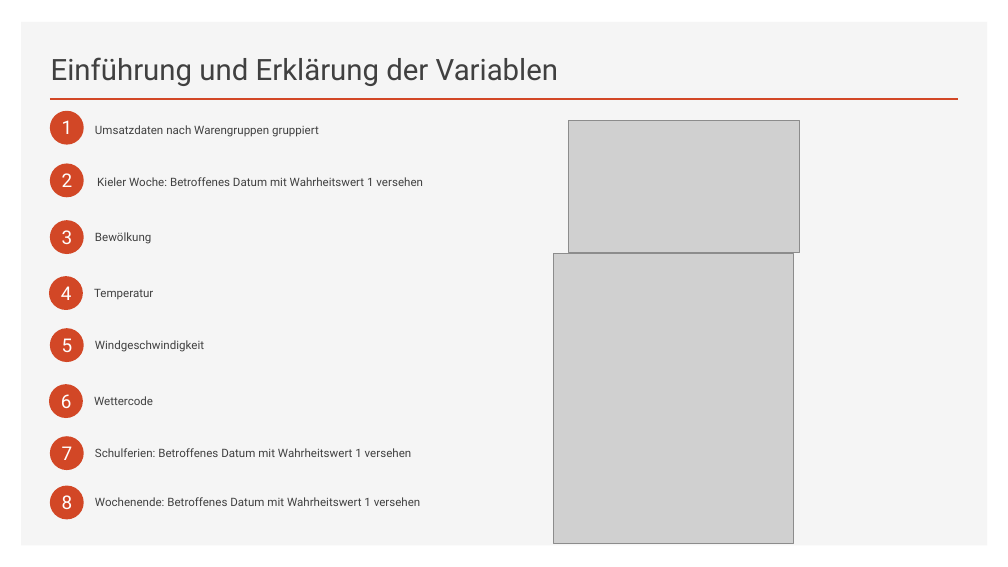
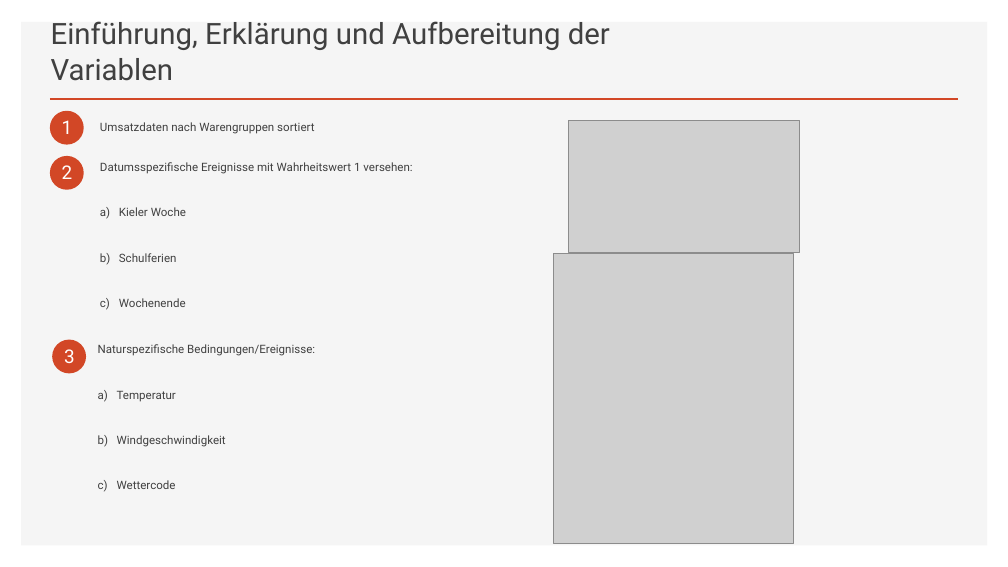
Before and after one commit to annapuu/gruppe3, a slide deck: slide 3 of 4_Presentation/Präsentation.pptx. Drawn at 1008x567 pixels with LibreOffice and Linux fonts; fonts in the diff are those of the drawing; grey boxes stand for pictures. Boxes give left, top, right and bottom in pixels: in the first picture for what was removed or moved away, otherwise in the second. Text is boxed around its words. In the diff, an @@ line names an element or a change of style, - is before the commit and + after.

Commit message:
updated presentation

```diff
--- a/4_Presentation/Präsentation.pptx
+++ b/4_Presentation/Präsentation.pptx
@@ title at [51, 21, 610, 81]: text changed @@
-Einführung und Erklärung der Variablen
+Einführung, Erklärung und Aufbereitung der Variablen
@@ text at [100, 122, 314, 134]: text changed @@
-Umsatzdaten nach Warengruppen gruppiert
+Umsatzdaten nach Warengruppen sortiert
@@ text "2": place and size @@
-text "2" at [62, 173, 73, 187]
+text "2" at [62, 165, 73, 179]
@@ ellipse: place and size @@
-ellipse at [50, 163, 84, 197]
+ellipse at [50, 156, 84, 190]
@@ text at [100, 162, 412, 307]: text changed @@
-Kieler Woche: Betroffenes Datum mit Wahrheitswert 1 versehen
+Datumsspezifische Ereignisse mit Wahrheitswert 1 versehen:
+a) Kieler Woche
+b) Schulferien
+c) Wochenende
@@ text removed at [95, 232, 152, 244] @@
-Bewölkung
@@ ellipse removed at [49, 276, 83, 310] @@
@@ text removed at [61, 286, 72, 300] @@
-4
@@ text removed at [94, 289, 153, 300] @@
-Temperatur
@@ ellipse removed at [50, 328, 84, 362] @@
@@ text "3": place and size @@
-text "3" at [62, 230, 73, 244]
+text "3" at [64, 349, 75, 363]
@@ ellipse: place and size @@
-ellipse at [50, 220, 84, 254]
+ellipse at [52, 340, 86, 374]
@@ text removed at [62, 338, 73, 352] @@
-5
@@ text removed at [95, 340, 204, 352] @@
-Windgeschwindigkeit
@@ text added at [98, 344, 315, 489], 11 pt, text #404040 @@
+Naturspezifische Bedingungen/Ereignisse:
+a) Temperatur
+b) Windgeschwindigkeit
+c) Wettercode
@@ ellipse removed at [49, 384, 83, 418] @@
@@ text removed at [61, 394, 72, 408] @@
-6
@@ text removed at [94, 396, 153, 405] @@
-Wettercode
@@ ellipse removed at [50, 436, 84, 470] @@
@@ text removed at [62, 446, 73, 460] @@
-7
@@ text removed at [95, 448, 412, 457] @@
-Schulferien: Betroffenes Datum mit Wahrheitswert 1 versehen
@@ ellipse removed at [50, 485, 84, 520] @@
@@ text removed at [62, 495, 73, 509] @@
-8
@@ text removed at [95, 497, 421, 506] @@
-Wochenende: Betroffenes Datum mit Wahrheitswert 1 versehen
```
Also in this commit, not shown: 1 other slide changed.
